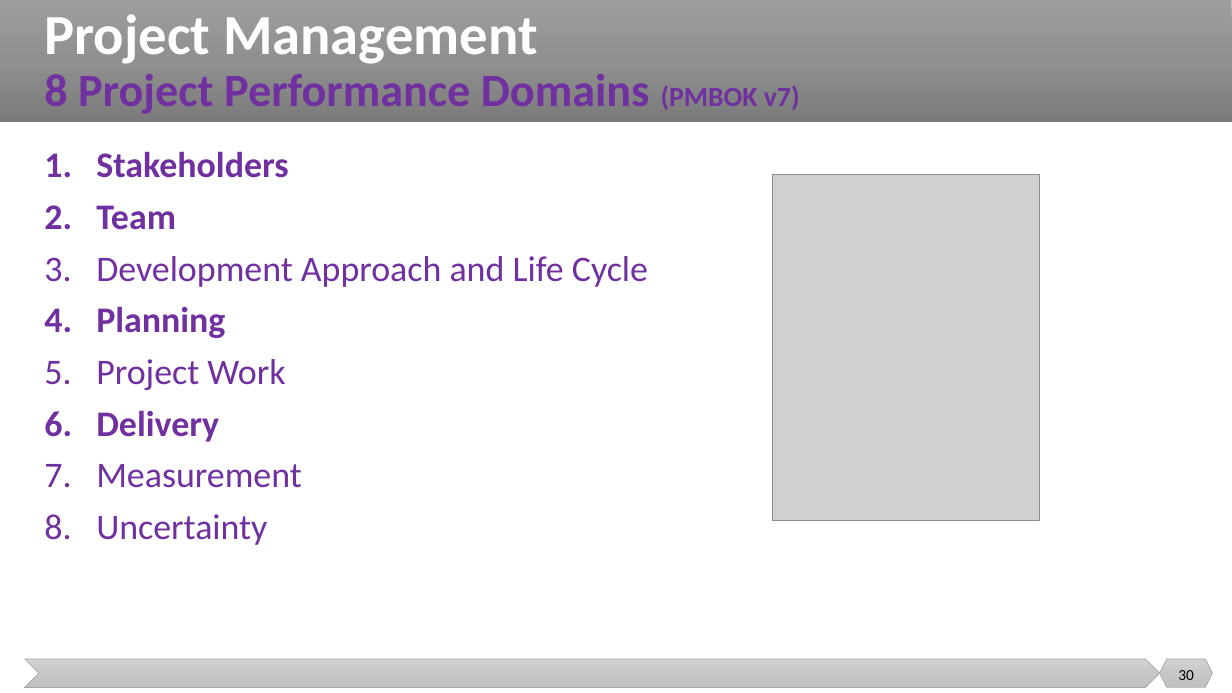
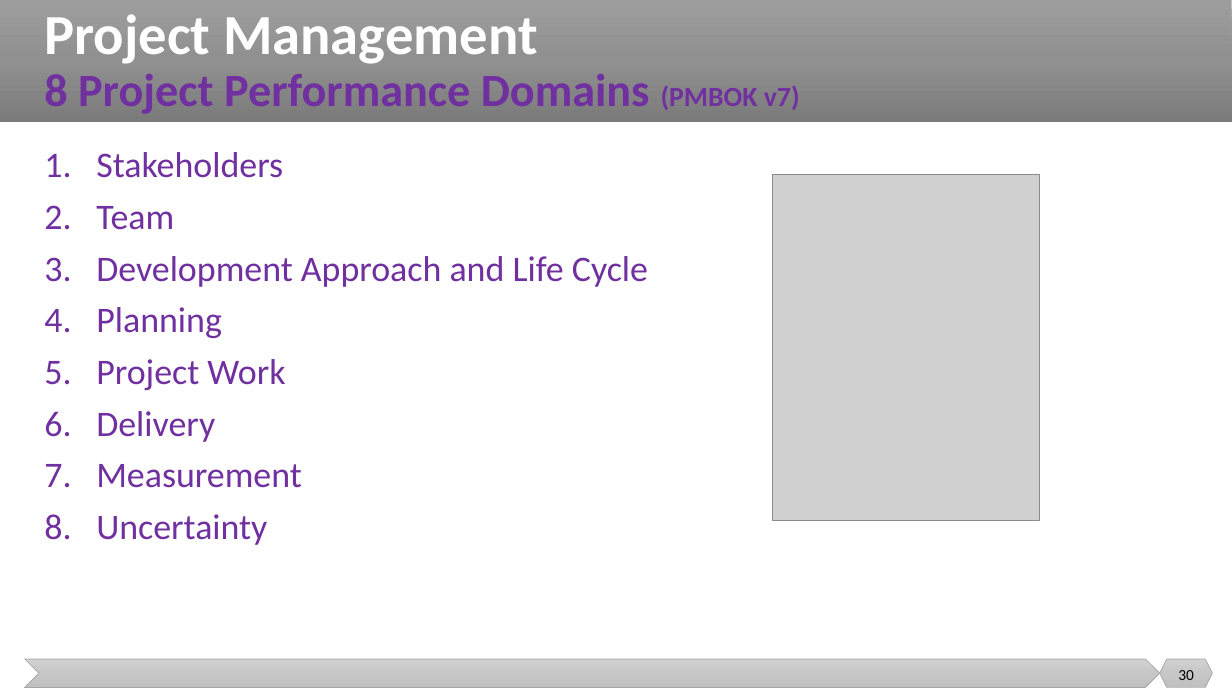
Before and after one commit to malenezi/malenezi, a slide deck: slide 30 of SE423/Lectures/1-Introduction/Introduction.pptx. Drawn at 1232x693 pixels with LibreOffice and Linux fonts; fonts in the diff are those of the drawing; grey boxes stand for pictures. Boxes give left, top, right and bottom in pixels: in the first picture for what was removed or moved away, otherwise in the second. Text is boxed around its words. In the diff, an @@ line names an element or a change of style, - is before the commit and + after.

```diff
--- a/SE423/Lectures/1-Introduction/Introduction.pptx
+++ b/SE423/Lectures/1-Introduction/Introduction.pptx
@@ text at [96,152,283,442]: bold off in "Stakeholders", "Team", "Planning", "Delivery" @@
```
Also in this commit, not shown: 1 other slide changed, 3 other files.
